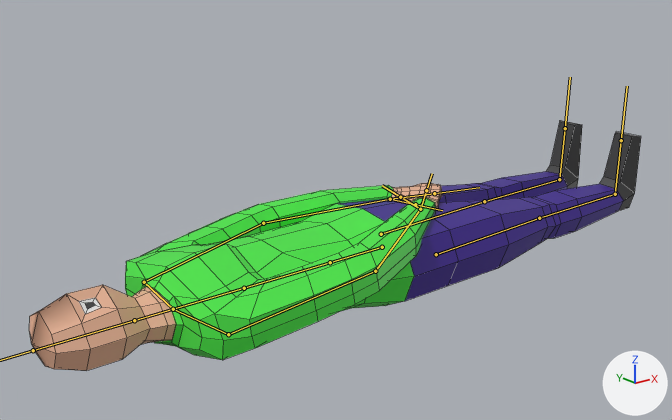
Renders of the FBX model Assets/Characters/owner.fbx from each side of a commit.
Before and after are seen from a camera (50 mm lens) standing at (-2.58, -2.82, 1.55) and looking at (-0.26, 0.08, 0.39). Arrows for +X, +Y and +Z are at lower right; the lights stay in place. Both versions are drawn at frame 15 of the action 'Armature|Balls'; the numbers are the values there. The bones that bend it are drawn over the model as lines. Mesh edges are drawn as thin lines.
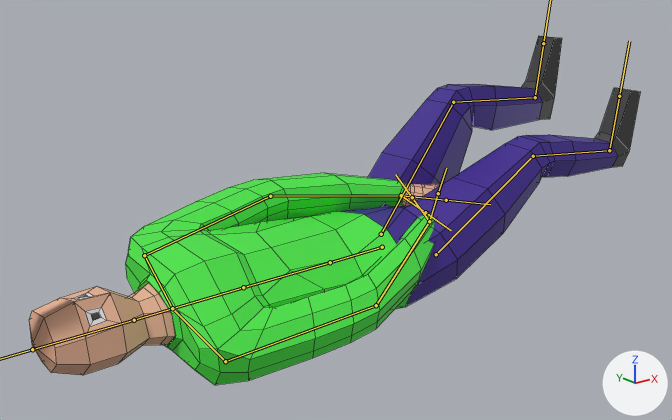
What differs and where, as boxes (x1, y1, x2, y2) in the pictures (672 x 420 px):
'Cube', posed (39% taller): before (29, 120, 641, 371); after (29, 36, 640, 385)
bone 'Bone.001', root to tip: before (330, 262) to (244, 288); after (330, 262) to (243, 287)
bone 'Bone.010', root to tip: before (381, 234) to (484, 201); after (381, 234) to (453, 102)
bone 'Bone.011', root to tip: before (484, 201) to (559, 179); after (453, 102) to (535, 97)
bone 'Bone.018', root to tip: before (436, 254) to (539, 218); after (436, 254) to (533, 156)
bone 'Bone.019', root to tip: before (539, 218) to (615, 194); after (533, 156) to (609, 150)

The change, as a diff of the scene's bpy script:
```diff
--- a/Assets/Characters/owner.fbx.py
+++ b/Assets/Characters/owner.fbx.py
@@ bone_bone_001 @@
 bone_bone_001 = bpy.data.objects['Armature'].pose.bones['Bone.001']  # child of 'Bone'
-bone_bone_001.rotation_quaternion = (1.0, 0.0, 0.0, 0.0)  # degrees (0, 0, 0)
+bone_bone_001.rotation_quaternion = (0.982, -0.003, -0.189, 0.0)  # degrees (0, -22, 0)
@@ bone_bone_010 @@
 bone_bone_010 = bpy.data.objects['Armature'].pose.bones['Bone.010']
-bone_bone_010.rotation_quaternion = (0.702, 0.0, -0.034, -0.711)  # degrees (3, -3, -91)
+bone_bone_010.rotation_quaternion = (0.349, 0.0, -0.044, -0.936)  # degrees (5, -2, -139)
@@ bone_bone_011 @@
 bone_bone_011 = bpy.data.objects['Armature'].pose.bones['Bone.011']  # child of 'Bone.010'
-bone_bone_011.rotation_quaternion = (1.0, 0.0, 0.0, 0.0)  # degrees (0, 0, 0)
+bone_bone_011.rotation_quaternion = (0.892, 0.0, 0.005, 0.453)  # degrees (0, 1, 54)
@@ bone_bone_018 @@
 bone_bone_018 = bpy.data.objects['Armature'].pose.bones['Bone.018']
-bone_bone_018.rotation_quaternion = (0.702, 0.0, -0.034, -0.711)  # degrees (3, -3, -91)
+bone_bone_018.rotation_quaternion = (0.523, 0.0, -0.04, -0.851)  # degrees (4, -2, -117)
@@ bone_bone_019 @@
 bone_bone_019 = bpy.data.objects['Armature'].pose.bones['Bone.019']  # child of 'Bone.018'
-bone_bone_019.rotation_quaternion = (1.0, 0.0, 0.0, 0.0)  # degrees (0, 0, 0)
+bone_bone_019.rotation_quaternion = (0.958, 0.0, 0.003, 0.287)  # degrees (0, 0, 33)
```
